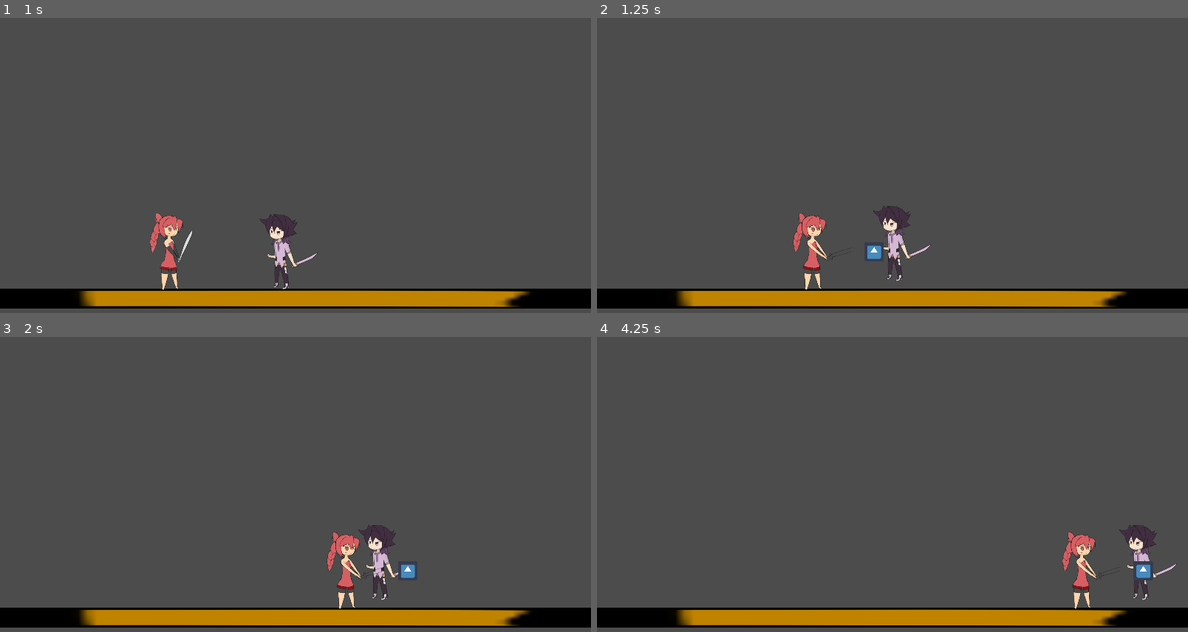
Above: before the commit, frames 1-4 (two rows, left to right).
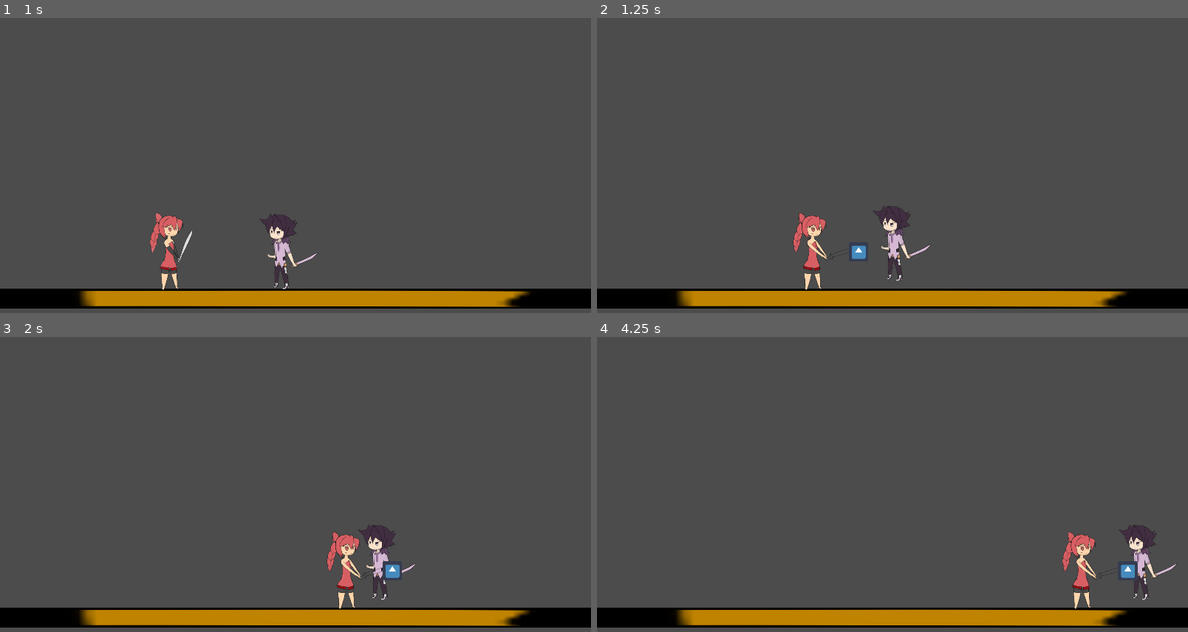
Above: after the commit, the same moments.

Repository: BeatMil/BigChase
Game: Godot game, scene res://scene/test_ground.tscn
Two runs of this game, one before a commit and one after it. Both use one fixed random seed, a clock stepped at 60 frames per second and the inputs below. The engine's default icon, where the game draws it, is replaced by a stand-in: a white triangle on a blue panel in a dark square.
Inputs:
- Up to frame 1 (1 s): tap Enter (ui_accept) at 0.5, 0.6, 0.77 s; hold Right (ui_right) from 0.53 s (still down)
- Up to frame 2 (1.25 s): keep holding Right (ui_right); tap Enter (ui_accept) at 1.07 s
- Up to frame 3 (2 s): keep holding Right (ui_right); tap Enter (ui_accept) at 1.35, 1.52, 1.82 s
- Up to frame 4 (4.25 s): release Right (ui_right) at 2.03 s; hold Left (ui_left) 2.03-2.78 s; tap Enter (ui_accept) at 2.1, 2.85, 3.02, 3.32, 3.6, 3.77, 4.07 s; hold Right (ui_right) from 2.78 s (still down)

Frame 1 is identical in both runs. In frame 2, 0.2% of the frame differs, in the area x 42-49%, y 77-82%; in frame 3, 0.2%; in frame 4, 0.3%, in the area x 88-95%, y 76-83%.

Commit message:
Elesis attack01 now spawn at correct position base on sides does this works?

Diff:
--- a/prefabs/hitboxes/hitbox01.tscn
+++ b/prefabs/hitboxes/hitbox01.tscn
@@ -21,7 +21,6 @@
 ]]
 
 [node name="CollisionShape2D" type="CollisionShape2D" parent="Area2D"]
-position = Vector2( -64, 0 )
 shape = SubResource( 1 )
 
 [connection signal="timeout" from="Timer" to="." method="_on_Timer_timeout"]
--- a/script/elesis.gd
+++ b/script/elesis.gd
@@ -124,9 +124,9 @@
 func attack01():
 	var offset
 	if $Sprite.flip_h == true:
-		offset = Vector2(-200,0)
+		offset = Vector2(-150,0)
 	elif $Sprite.flip_h == false:
-		offset = Vector2(200,0)
+		offset = Vector2(150,0)
 	var hitbox01_real = hitbox01.instance()
 	hitbox01_real.position += offset
 	add_child(hitbox01_real) # spawn hitbox
